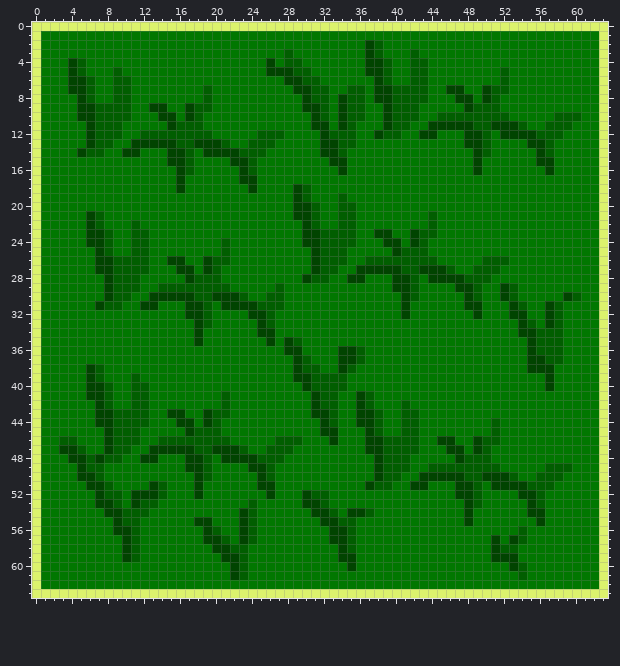
Pixel-art sprite, stored at pixelStrategyPrj/sprites/grassTile_spr/d8c8afd9-56b7-4651-a537-8e95656419f5.png. Above: the version before the commit.
The file is 64x64 pixels.
New version:
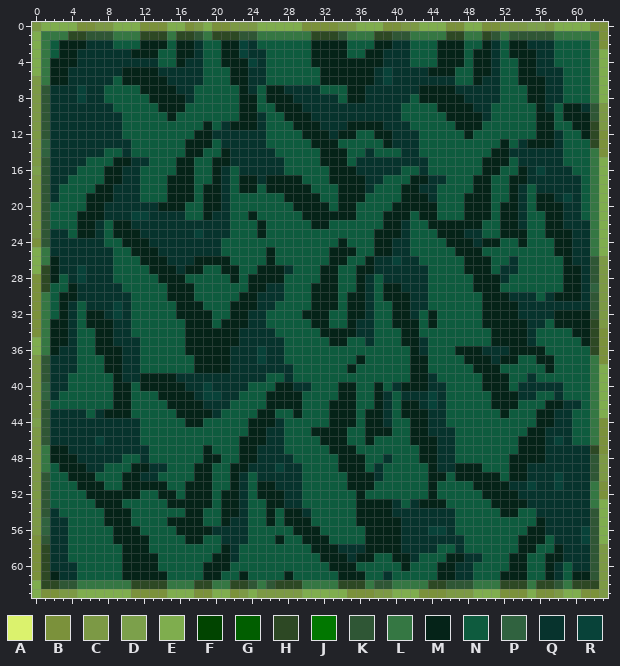
Palette (. is transparent): A #dbf26d  B #7b913b  C #7c9945  D #7ca04b  E #7fad4e  F #014400  G #015e00  H #2d4824  J #017700  K #2f5635  L #357743  M #052318  N #0e5b3e  P #30623f  Q #07332d  R #084239
What changed:
Changed rows in their new state; - is an unchanged pixel.
first column x 0:
 0 CEEEEBBCCEEEBBBEEBCEBBCCCEEEEEBBBBCCEEEBBCCEEEBBEEBBCCCDDCEEEEBB
 1 ELLLHHKKKLLLHHHLHHKLHHHKKLLLLLLHHHKLLLHHKKLLLLHHLLHKLKKKKKLLLLLB
 2 ELNMMMQQQNNNMMMNMMQNNMMRQNNNNNNMMMMNNNMMQQNNNMMMNNMQNMMQQQNNNNLB
 3 ELNMMQQQQQQMMMNNMMQNNMMRQQNNNNNMMMMNNMMQQQNNNMMMNMMQNMMMQQNNNNLE
 4 ELMMMQQQQQQQQQNNMQQNNMMMRQNNNNNMMMMMMMMQQQNNNMMMNMMQNNMMQQNNNNLE
 5 ELMMQQQQQQMMMMQQQQQNNNMMQQNNNNNNMMMMMMQRQQQQMMMNNMMQNNMMQQQNNNLE
 6 CLMMQQQQQNMMMMMQQQQNNNMMQQNNNNNNMMMMMMQRQQQQQQQNNMQQNNMMMQQNNNLE
 7 CKQQQRQQNNNNMMMMQQNNNNNMQNMMQQQQNNNMMQQQQQQMMMMQQQQQNNNMMQQNNNLE
 8 CKQQQRQQNNNNNMMMMQNNNNNMMNMMMQQQQQNMMQQQQQNMMMMMQQQQNNNMMQQNNNLE
 9 CKQQQQQQQNNNNNMMMNNNNNNMMNNMMMQQQQQQQQQQQNNNNMMMMQQNNNNNMQNMMQKC
10 CKQQQQQQQQNNNNNMNNNNNNNMMQNNMMMQQQQQQQQQQNNNNNMMMMQNNNNNMMNMMMKC
11 CKQQQQQQQQNNNNNNNNNMNQMMMQNNNMMMQQQMMMMQQQNNNNNMMMNNNNNNMMNNMMHC
12 CKQQQQQQQQNNNNNNNNMMQQQQQQNNNNMMMQMMNNMMQQQNNNNNMNNNNNNNMMQNNMHB
13 CPQQQQQQQQQNNNNNNMMMNQQQQQNNNNNMMMNNNNNMQQQNNNNNNNNNMNQMMMQNNNHB
14 CPQQQQQQNNQNNNNNNMMNNMQQQQQNNNNNMMMNNQNNNQQNNNNNNNNMMQQQQQQNNNLB
15 CKQQQQNNNMMQQNNNMMNNMMQQQQQQNNNNMMMNQQQQQQQQNNNNNNMMMNQQQQQNNNLE
16 DKQQQNNNMMQQNNNNMMNNMQNQQQQQNNNNNMMMQQQQQNNQNNNNNNMMNNMQRQQQNNLE
17 CKQQNNNNMMQQNNNMMMNNMQNMMQMMMMNNNMMMMQQNNNMMQQNNNMMNNMMQQQQQQNLE
18 CKQNNNNMMQQQNNNMMMNMMQNMMNMMMMMNNNMMMQNNNMMQQNNNNMMNNMQNQQQQQNLE
19 CKQNNNMMMQQQNNNMMMNMMQNNNNNNMMMMNNMMMNNNNMMMQNNNMMMNNMQNMMQRQNLE
20 CKNNNNMMQQQQQQMMMNNMMQNNNNNNNMMMMNMMNNNNMMMMMNNNMMMNMMQNMMMQQNLE
21 CKNNNMMMQQQRRQQQQNNMQQNNMNNNNNMMMMMMNNNMMMNMMNNNMMMNMMQNNMMQQNLE
22 CKNNNMMQNMMQQQQQQQQQQQNNNMNNNNNMMNNNNNNMMQNNMMMMMMNNMMQNNMMQQQLE
23 CKQQNMMQNMMMQQQQQQRQQQNNNMNNNNNNNNNNNNMMMQNNNMMMQQNNMMMNNMMMQQLE
24 BKQQQQQQNNMMMQQQQQQQQNNNNNNNNNNNNNMNNNMMQQNNNNMMMQMMNNMNNNMMQQLE
25 ELQQQQQQQNNMMMQQQQQQQNNNNNMNNNNNNMMMNNMMQQNNNNNMMMNNNNNNNNMMQQLE
26 ELMQQQQQQNNNMMMQQQMMMMNNNNMNNNNNNMMNNMQQRQQNNNNNMMMNNQNNNNNMQQKC
27 EHMQQRQQQNNNNMMMQMMNNMMNNMMMQNNNMMNNMMQQQQQQNNNNMMMNQQNNNNNMMQKC
28 BHMNQRQQQNNNNNMMMNNNNNMNMMMMNNNNMMNNMQNQQQQQNNNNNMMMQNNNNNNMMQKC
29 BHNNMQQQQQNNNNNMMMNNNNNNMMQQNNNMMMNNMQNMMQQQNNNNNMMMNNNNNNNMMQPC
30 BLNMMQQQQQQNNNNMMMNNNNNMMQQQNNNMMMNMMQNMMMQQNNNNNNMMMQQQNQMMMQKC
31 BLNMQNQQQRQNNNNNMMMNNNMMMQQNNNNMMMNMMQNNMMQQNNNNNNMMMMQQQQQQQQKC
32 BLNMQNMMQRQNNNNNMMMMNNMMQQNNNNMMMNNMMQNNMMQNMNNNNNMMMMQQQQMMMMKC
33 BLMMQNMMMQQNNNNNNMMMNMMMQQNNNNNMMNNMQQNNMMMNMNNNNNMMMMMQQNMMMMHC
34 BLMMQNNMMQQNNNNNNMMMMMMQQQQNNNNNMMMMQQNNNMMNNNNNNNNMMMMQNNNNMMHB
35 ELMMQNNMMQQQNNNNNMMMMMMQQQQQNNNNNMMNNQNNNMMQNNNNNNNMMMMQNNNNNMHB
36 ELMQQNNMMMQQNNNNNMMMMMQQQRQQNNNNNNNNNNNNNNMQNNNMMMQQQMMMMNNNNNHB
37 CKQQQNNNMMQQNNNNNNMMMMQQQRQQNNNNNNNNMNNNNNMMNNNNMMMQMMNNMMNNNNLB
38 CKQQQNNNMMQQNNNNNNMMMMQQQQQQQNNNNNNMNNNNNNMMNNNNNMMMNNNNNMNNNNLE
39 CKQQNNNNNMQQMMMMQQQQQQQQQQNNQNNNNNNNNNNNNNMMQNNNNNMMMNNQNNNNNNLE
40 CPQQNNNNNMMNMMMMMQQRQQQQNNNMMQQNNNMMNNMNQMMMQQNNNNMMMNQQQQQNNNLE
41 CPQNNNNNNMMNNNMMMMQRRQQNNNMMMMNNNNMMNNMQNQQQRQNNNNNMMMQQNNQNNNLE
42 CKNNNNNNNMMNNNNMMMMQQQNNNNMMMMNNNMMMNNMQNMMQRQNNNNNMMMNNNMMQQNLE
43 CKQQQQNQMMMNNNNNMMMMQNNNNMMNNMNNNMMMNMMQNMMMQQNNNNNNMNNNMMQQNNLE
44 DKQQQQQQQQQQNNNNNMMNNNNNMMMQNNNNNMMMNMMQNNMMQQNNNNNNNNNNMMQQNNLB
45 CKQQQQQQQQQQNNNNNNNNNNNNMMQQNNNMMMMNNMMMNNMMQQQNNNNNNNNMMQQQNNLB
46 CKQQQQQRQQQQNNNNNNNNNNNMMMQQNNNNMMMNNMNNNNMMMQQNNNNNNNMMMQRQNNLB
47 CLMMQQQQQQQQQNNNNNNMNNNMMQQQNNNNNMMMNNNNNNNMMQQNNNNNNNMMMQQQQQHB
48 CLMMMQQQQQNNQNNNNNNMMNNMMQQQQNNNNNMMMNNQNNNMMQQNNNNNNMMMMQQQQQKC
49 CLNMMMQQNNNMMQQNNNMMNNMMQQQRQQNNNNMMMNQNNNNNMQQMMMNNNMMQQQQQQQKC
50 CKNNMMMNNNMMQQNNNNMMNNMQNQQQQQNNNNNMMMQNNNNNMMNMMMMMNMMQQQRQQQKC
51 CKNNNMMMNNMMMMMNNMMMNNMQNMMQQQNNNNNMMMNNNNNNMNNNNMMMMQQRQQRQQQLB
52 CKNNNNMMMMMMNNMMNMMMNMMQNMMMQQNNNNNNMNNNNNNNMNNNNNMMMMQQQQQQQQLB
53 CKNNNNNMMMNNNNNMMMMMNMMQNNMMQQNNNNNNMMMMQNQMMMNNNNNMMMMQQQQQQQLE
54 CKQNNNNNMMMNNNNNNMMNNMMQNNMNMMQNNNNNMMMMQQQQQQQNNNNNMMNNQQQQQQKE
55 CPQQNNNNMMMNNNNMMMMNNMQQNNMNMMMNNNNNMMMMMQQQQQQNNNNNNNNNMQQQQQKE
56 CPQQNNNNNMMMNNNNMMMMQQQQNNNNNMMMNNNNNMMMMQQQRRQNNNNNNNNMMQQQQRKE
57 BKQQNNNNNMMMMNNNNMMNNQQQNNNMNNMMMNNNNMMMMQQQQQQQNNNNNNMMMNQQQRKE
58 BHQQNNNNNNMMMNNNNNNNNMQNNNNNNNNMMMQQQMMMMQQQQNNQNNNNNNMMNNMQQQKC
59 BHQQNNNNNNMMMMNNNNNNMMQNNNNNNNNNMMMQMMNNMMQNNNMMQQNNNMMNNMMQQQKC
60 BHQQQNNNNNMMMMNNNNNMMMNNNNNNNNNNNMMMNNNNNMNNNMMQQNNNNMMNNMQNQQKC
61 BHMQQNNNNNMMMMMNNNNMMNNMNNNNMNNNNNMMMNNQNNNNNMMQQNNNMMMNNMQNMMKC
62 EHHKKLLLLLLHHHHLLLHHLLHHKLKHHHLLLLHHHLKKLLLLHHKKKLLLHHHLHHKLHHHC
63 EBBCCEEEEEEBBBBEEEBBEEBCECCCCCEEEEEBBBCCEEEBBBCCCEEEBBBEBBCEEBBC
Changed places in both pictures, as pixel boxes (x1, y1, x2, y2):
changed: (32, 22, 608, 598)
